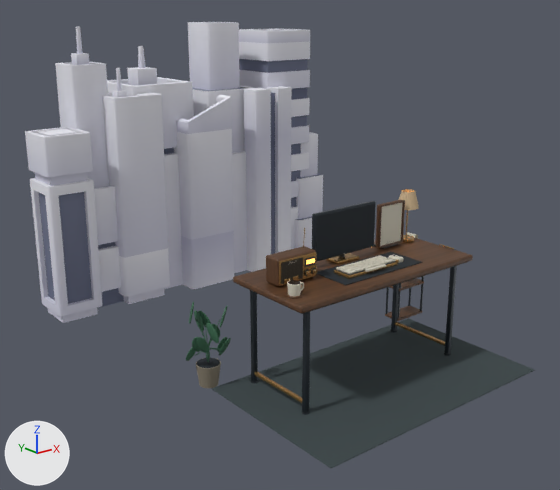
Renders of the glTF model public/desk/models/variants/desk-studio.glb from each side of a commit.
One viewpoint serves both versions: a camera (50 mm lens) standing at (-23.7, -20.7, 13.3) and looking at (0.0, 9.0, 1.4). The axes (+X, +Y, +Z) are drawn at lower left. The lights are the same throughout. The older version comes first. Where no turn or scale is listed for an object, it has been applied to the vertices. Vertices at exactly the same position are counted once.

Objects in the first picture: 'CityBuilding01__00', 'CityBuilding02__00', 'CityBuilding03__00', 'CityBuilding04__00', 'CityBuilding05__00', 'CityBuilding06__00', 'CityBuilding07__00', 'CityBuilding08__00', 'CityBuilding09__00', 'Computer__finish', 'Desk__finish', 'Scenery__finish' and 5 more.
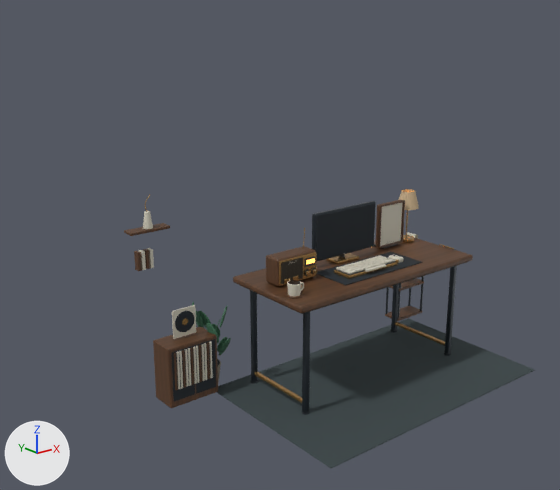
Where the change shows, as pixel boxes [x1, y1, x2, y2] in the pictures (560 x 490 px):
'Scenery__finish', reshaped (18% wider, 16% taller): before [186, 232, 535, 468]; after [124, 195, 535, 468]
'CityBuilding01__00', deleted: before [25, 127, 102, 323]
'CityBuilding03__00', deleted: before [103, 68, 170, 304]
'CityBuilding05__00', deleted: before [174, 95, 234, 289]
'CityBuilding07__00', deleted: before [239, 86, 292, 272]
'CityBuilding02__00', deleted: before [55, 27, 124, 308]
'CityBuilding06__00', deleted: before [188, 22, 248, 273]
'CityBuilding08__00', deleted: before [239, 29, 310, 249]
'CityBuilding04__00', deleted: before [107, 46, 193, 289]
'CityBuilding09__00', deleted: before [294, 132, 323, 249]
part 1 of me_cube_112, added: after [138, 250, 146, 270]
part 2 of me_cube_112, added: after [147, 248, 154, 268]
part 3 of me_cube_112, added: after [134, 251, 142, 271]
part 4 of me_cube_112, added: after [143, 249, 150, 269]
part 5 of me_cube_112, added: after [175, 311, 194, 332]
part 6 of me_cube_112, added: after [153, 305, 218, 408]
part 7 of me_cube_112, added: after [124, 195, 170, 236]

Diff of the bpy script that builds the scene:
```diff
--- a/public/desk/models/variants/desk-studio.glb.py
+++ b/public/desk/models/variants/desk-studio.glb.py
@@ me_cube_112 @@
-me_cube_112.from_pydata(...)  # 5924 vertices, 11632 faces; spans x -13.31..1.67, y -8.45..1.13, z -4.09..0.63
+me_cube_112.from_pydata(...)  # 8246 vertices, 16152 faces; spans x -15.18..1.67, y -8.45..1.78, z -4.09..4.8
+# me_cube_112 part 1: the loose piece of 56 vertices spanning x -0.07..0.07, y -0.32..0.32, z -0.36..0.36 is copied, and the copy is scaled about its middle by (1.08, 0.489, 1.16), then moved by (-14.55, 1.5, 1.97); it spans x -14.62..-14.47, y 1.34..1.66, z 1.56..2.38
+# me_cube_112 part 2: the loose piece of 56 vertices spanning x -0.07..0.07, y -0.32..0.32, z -0.36..0.36 is copied, and the copy is scaled about its middle by (1.08, 0.489, 1.16), then moved by (-14.15, 1.5, 1.97); it spans x -14.22..-14.07, y 1.34..1.66, z 1.56..2.38
+# me_cube_112 part 3: the loose piece of 56 vertices spanning x -0.07..0.07, y -0.32..0.32, z -0.36..0.36 is copied, and the copy is scaled about its middle by (1.08, 0.489, 1.16), then moved by (-14.75, 1.5, 1.97), in mat_desk___oiled_walnut (picture img_oiled_walnut); it spans x -14.82..-14.68, y 1.34..1.66, z 1.56..2.38
+# me_cube_112 part 4: the loose piece of 56 vertices spanning x -0.07..0.07, y -0.32..0.32, z -0.36..0.36 is copied, and the copy is scaled about its middle by (1.08, 0.489, 1.16), then moved by (-14.35, 1.5, 1.97), in mat_desk___oiled_walnut (picture img_oiled_walnut); it spans x -14.43..-14.28, y 1.34..1.66, z 1.56..2.38
+# me_cube_112 part 5: the loose piece of 288 vertices spanning x -12.8..-11.76, y -0.47..0.57, z -3.04..-3.02 is copied, and the copy is turned 90 degrees about the x axis through its middle and scaled by 0.923, then moved by (-1.38, -0.4, 2.52); it spans x -14.14..-13.18, y -0.36..-0.34, z -0.99..-0.03
+# me_cube_112 part 6: 1008 vertices added at x -14.91..-12.45, y -1.1..0.3, z -3.99..0.1
+# me_cube_112 part 7: 514 vertices added at x -15.18..-13.28, y 1.16..1.78, z 3.23..4.8
+# other edits to the shape of me_cube_112 do not show in these pictures
 me_cube_112.materials.append(mat_desk___ivory_polymer)
@@ ob_citybuilding01__00 @@
-ob_citybuilding01__00 = bpy.data.objects.new('CityBuilding01__00', me_citybuilding01__geometry_00)
@@ ob_citybuilding02__00 @@
-ob_citybuilding02__00 = bpy.data.objects.new('CityBuilding02__00', me_citybuilding02__geometry_00)
@@ ob_citybuilding03__00 @@
-ob_citybuilding03__00 = bpy.data.objects.new('CityBuilding03__00', me_citybuilding03__geometry_00)
@@ ob_citybuilding04__00 @@
-ob_citybuilding04__00 = bpy.data.objects.new('CityBuilding04__00', me_citybuilding04__geometry_00)
@@ ob_citybuilding05__00 @@
-ob_citybuilding05__00 = bpy.data.objects.new('CityBuilding05__00', me_citybuilding05__geometry_00)
@@ ob_citybuilding06__00 @@
-ob_citybuilding06__00 = bpy.data.objects.new('CityBuilding06__00', me_citybuilding06__geometry_00)
@@ ob_citybuilding07__00 @@
-ob_citybuilding07__00 = bpy.data.objects.new('CityBuilding07__00', me_citybuilding07__geometry_00)
@@ ob_citybuilding08__00 @@
-ob_citybuilding08__00 = bpy.data.objects.new('CityBuilding08__00', me_citybuilding08__geometry_00)
@@ ob_citybuilding09__00 @@
-ob_citybuilding09__00 = bpy.data.objects.new('CityBuilding09__00', me_citybuilding09__geometry_00)
```
